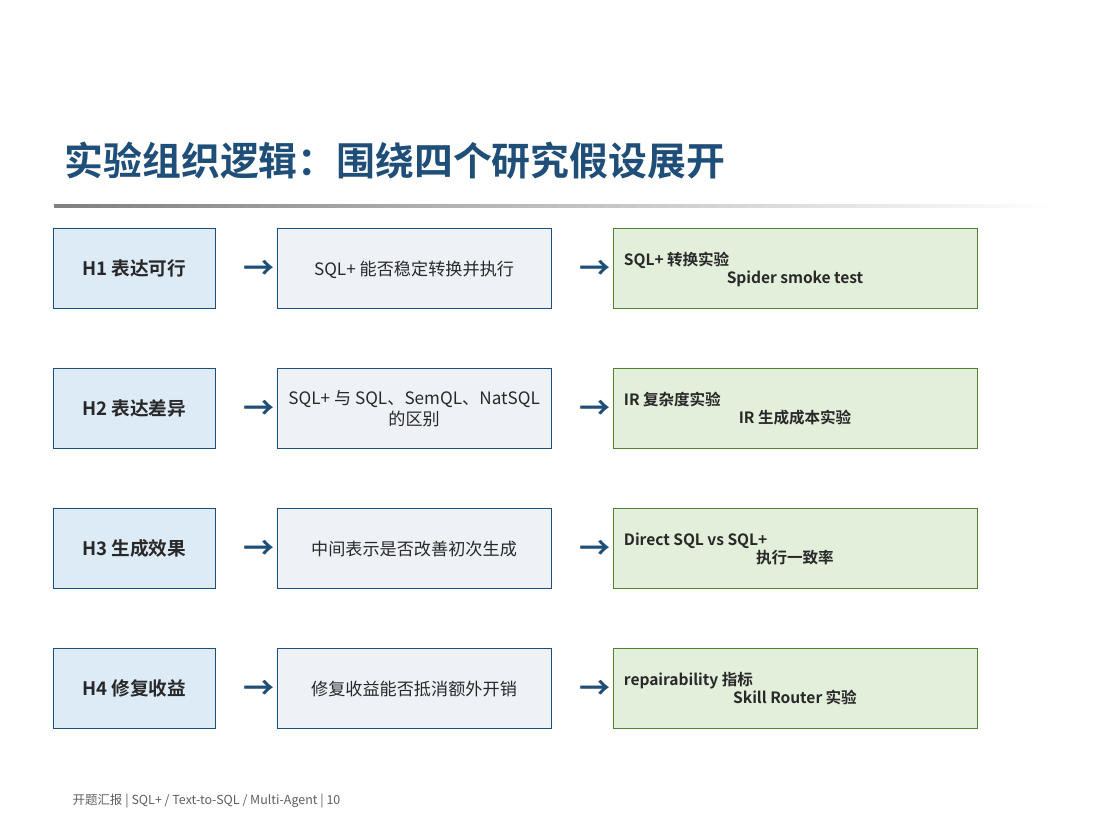
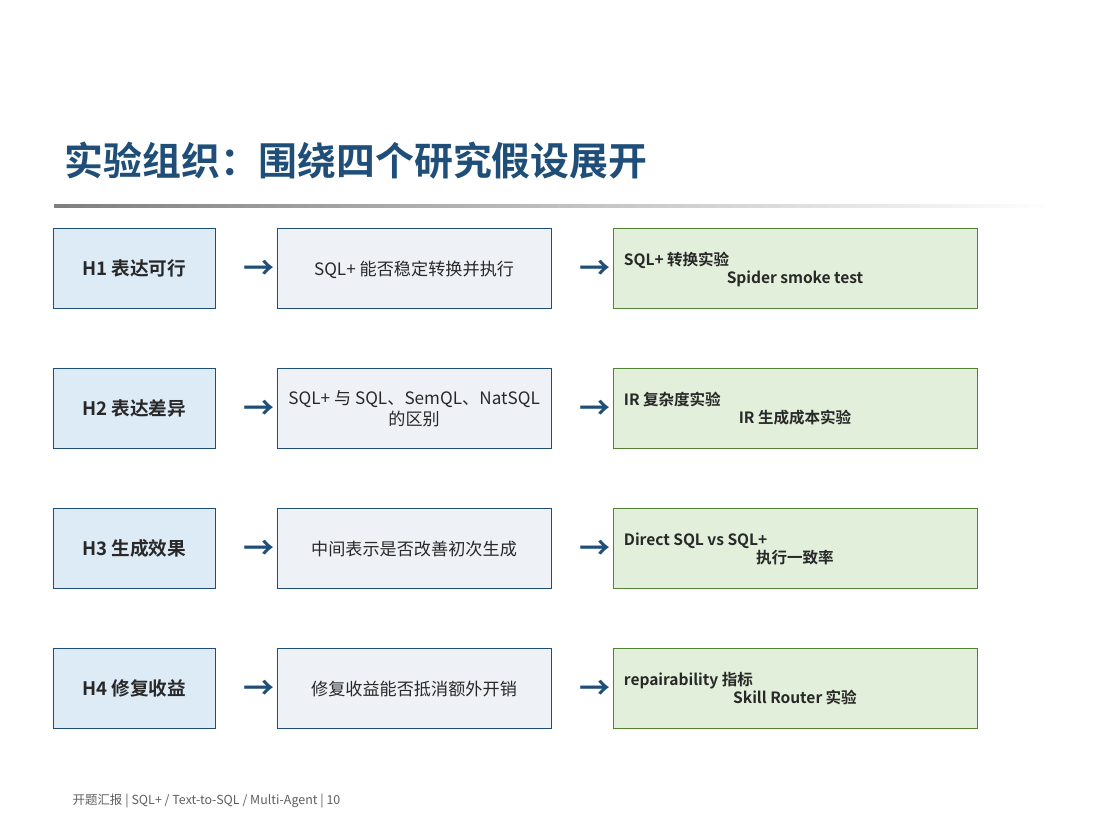
Before and after one commit to 3444374/nl2sql, a slide deck: slide 10 of docs/opening/opening_ppt_template_version_v3.pptx. Drawn at 1120x840 pixels with LibreOffice and Linux fonts; fonts in the diff are those of the drawing; background and template pictures are left out. Boxes give left, top, right and bottom in pixels: in the first picture for what was removed or moved away, otherwise in the second. Text is boxed around its words. In the diff, an @@ line names an element or a change of style, - is before the commit and + after.

```diff
--- a/docs/opening/opening_ppt_template_version_v3.pptx
+++ b/docs/opening/opening_ppt_template_version_v3.pptx
@@ text at (65, 141, 648, 179): text changed @@
-实验组织逻辑：围绕四个研究假设展开
+实验组织：围绕四个研究假设展开
```
Also in this commit, not shown: 5 other slides changed, 7 other files.
